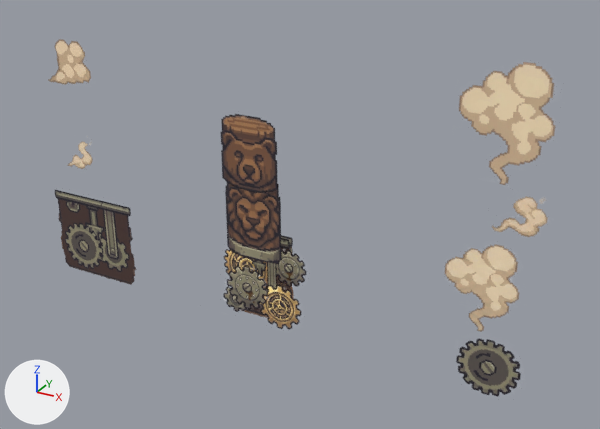
What one commit did to the Blender file blend/entity_blocker/entity_blocker.blend.
Rendered twice from a 50 mm lens placed at (11.64, -19.02, 8.87), pointed at (1.58, -0.73, -0.28). The lights are fixed; the arrows at lower left show +X, +Y and +Z. The picture after the commit comes second.

The first picture shows 'gear', 'gear.001', 'gear.003', 'gear.004', 'pillar', 'pillar.001', 'smoke.001', 'smoke.002', 'smoke.003', 'smoke.004', 'template' and 5 more.
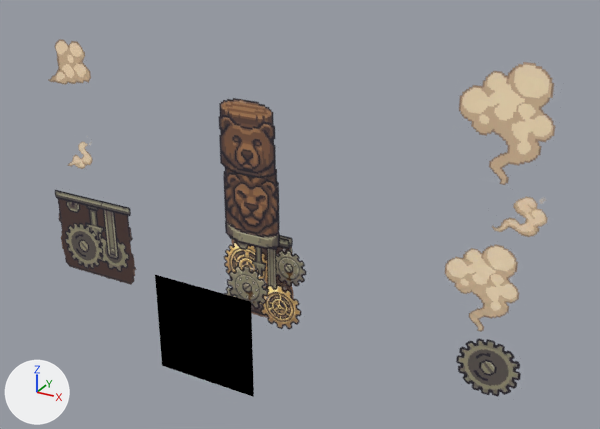
Commit message: holdout good

Boxes (x1, y1, x2, y2) around the edits, measured in the pictures (600 x 429 px):
```json
{"object": "holdout", "change": "added", "after": [155, 275, 254, 397]}
{"object": "pillar.001", "change": "moved", "before": [221, 114, 277, 193], "after": [219, 98, 276, 178]}
{"object": "pillar", "change": "moved", "before": [225, 182, 281, 264], "after": [223, 168, 280, 250]}
```

Edits to the scene script, one JSON object a line:
```json
{"op": "add", "block": "img_holdout_mask_png", "code": ["img_holdout_mask_png = load_image('holdout_mask.png', 'holdout_mask.png', 64, 64, 'sRGB')"]}
{"op": "add", "block": "mat_holdout", "code": ["mat_holdout = bpy.data.materials.new('holdout')", "# uses the picture img_holdout_mask_png"]}
{"op": "add", "block": "me_plane", "code": ["me_plane = bpy.data.meshes.new('Plane')", "me_plane.from_pydata(...)  # 4 vertices, 1 face; spans x -1.0..1.0, y -1.0..1.0, z 0.0", "me_plane.materials.append(mat_holdout)"]}
{"op": "set", "path": "ob_pillar.location", "old": "(-0.09, -0.49, -2.11)", "new": "(-0.14, -0.49, -1.68)"}
{"op": "add", "block": "ob_holdout", "code": ["ob_holdout = bpy.data.objects.new('holdout', me_plane)", "ob_holdout.location = (-0.02, -3.23, -3.25)", "ob_holdout.rotation_euler = (1.571, 0.0, 0.0)  # degrees (90, 0, 0)", "ob_holdout.scale = (1.55, 1.48, 1.35)"]}
```
